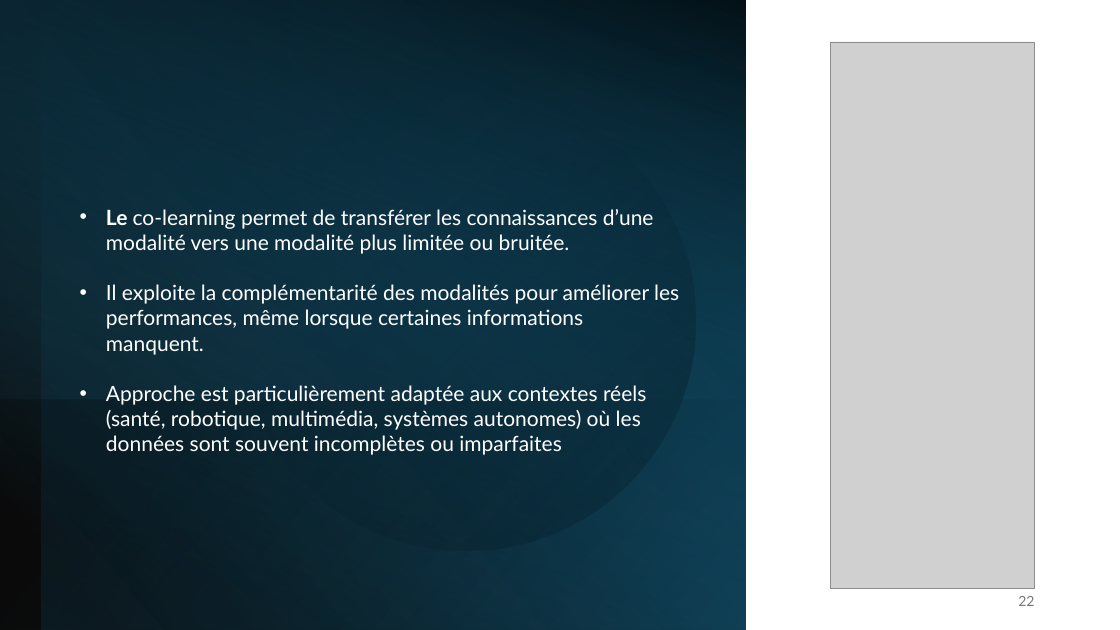
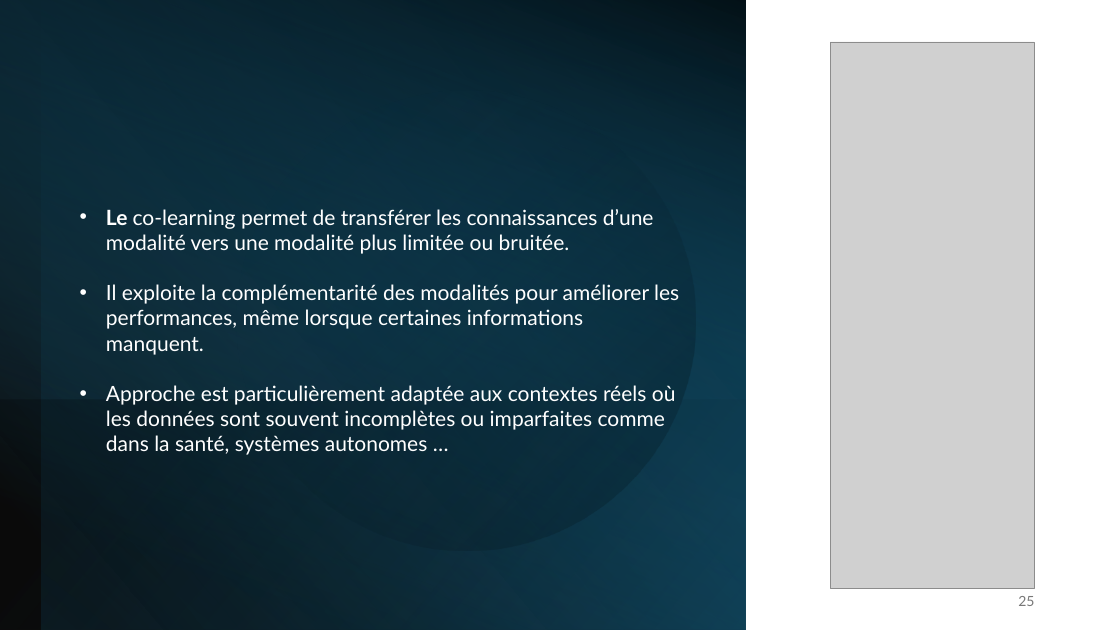
Before and after one commit to IzowRM/Stage-Cetic, a slide deck: slide 25 of Doc Slide/Presentation_du_27_01.pptx (slide 22 before the commit). Drawn at 1120x630 pixels with LibreOffice and Linux fonts; fonts in the diff are those of the drawing; grey boxes stand for pictures. Boxes give left, top, right and bottom in pixels: in the first picture for what was removed or moved away, otherwise in the second. Text is boxed around its words. In the diff, an @@ line names an element or a change of style, - is before the commit and + after.

```diff
--- a/Doc Slide/Presentation_du_27_01.pptx
+++ b/Doc Slide/Presentation_du_27_01.pptx
@@ text at <box>106,385,676,455</box>: text changed @@
-• Approche est particulièrement adaptée aux contextes réels (santé, robotique, multimédia, systèmes autonomes) où les données sont souvent incomplètes ou imparfaites
+• Approche est particulièrement adaptée aux contextes réels où les données sont souvent incomplètes ou imparfaites comme dans la santé, systèmes autonomes …
@@ page number at <box>1018,596,1034,606</box>: text changed @@
-22
+25
```
Also in this commit, not shown: 9 other slides changed, 8 slides added, 6 slides removed, 3 other files.
